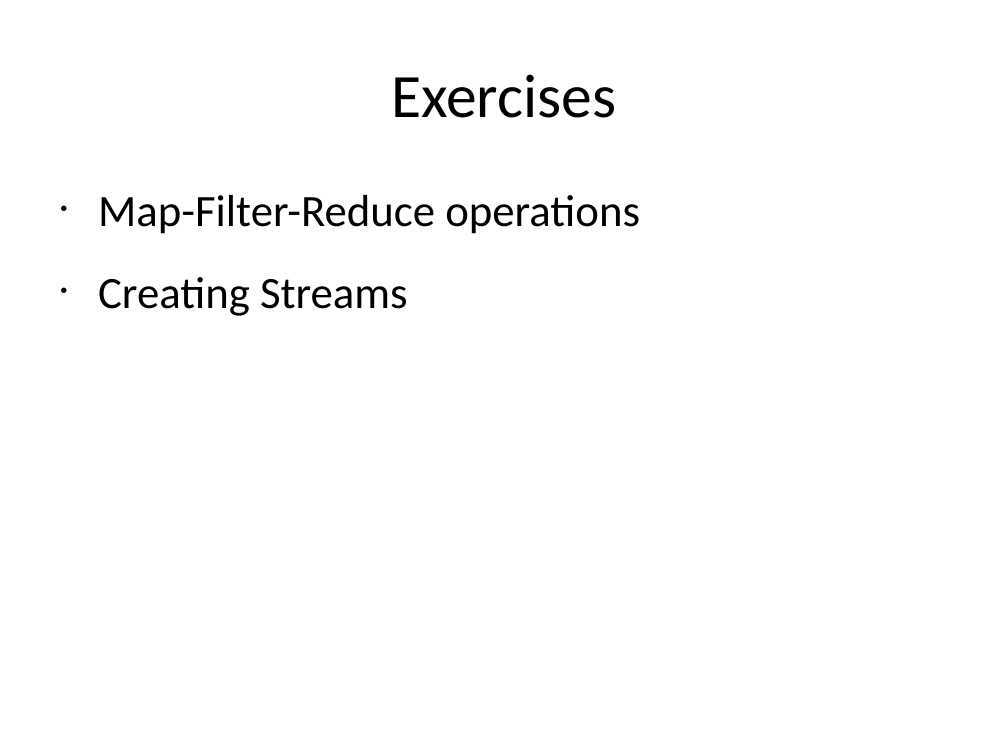
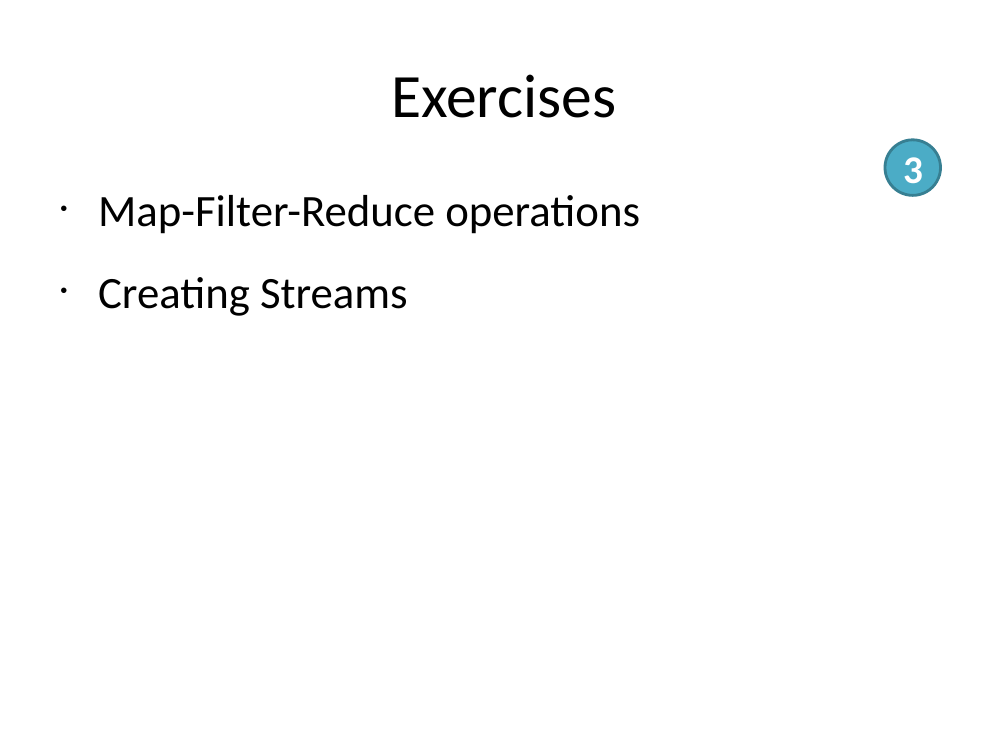
Before and after one commit to kwakeroni/workshops, a slide deck: slide 36 of workshop-java8.pptx. Drawn at 1008x756 pixels with LibreOffice and Linux fonts; fonts in the diff are those of the drawing. Boxes give left, top, right and bottom in pixels: in the first picture for what was removed or moved away, otherwise in the second. Text is boxed around its words. In the diff, an @@ line names an element or a change of style, - is before the commit and + after.

Commit message:
Added more exercises, small adaptations to presentation

```diff
--- a/workshop-java8.pptx
+++ b/workshop-java8.pptx
@@ ellipse added at [885, 140, 940, 196], fill #4BACC6, outline #377F92 2 pt, 28 pt, text #FFFFFF, bold @@
+3
```
Also in this commit, not shown: 3 other slides changed, 9 other files.
